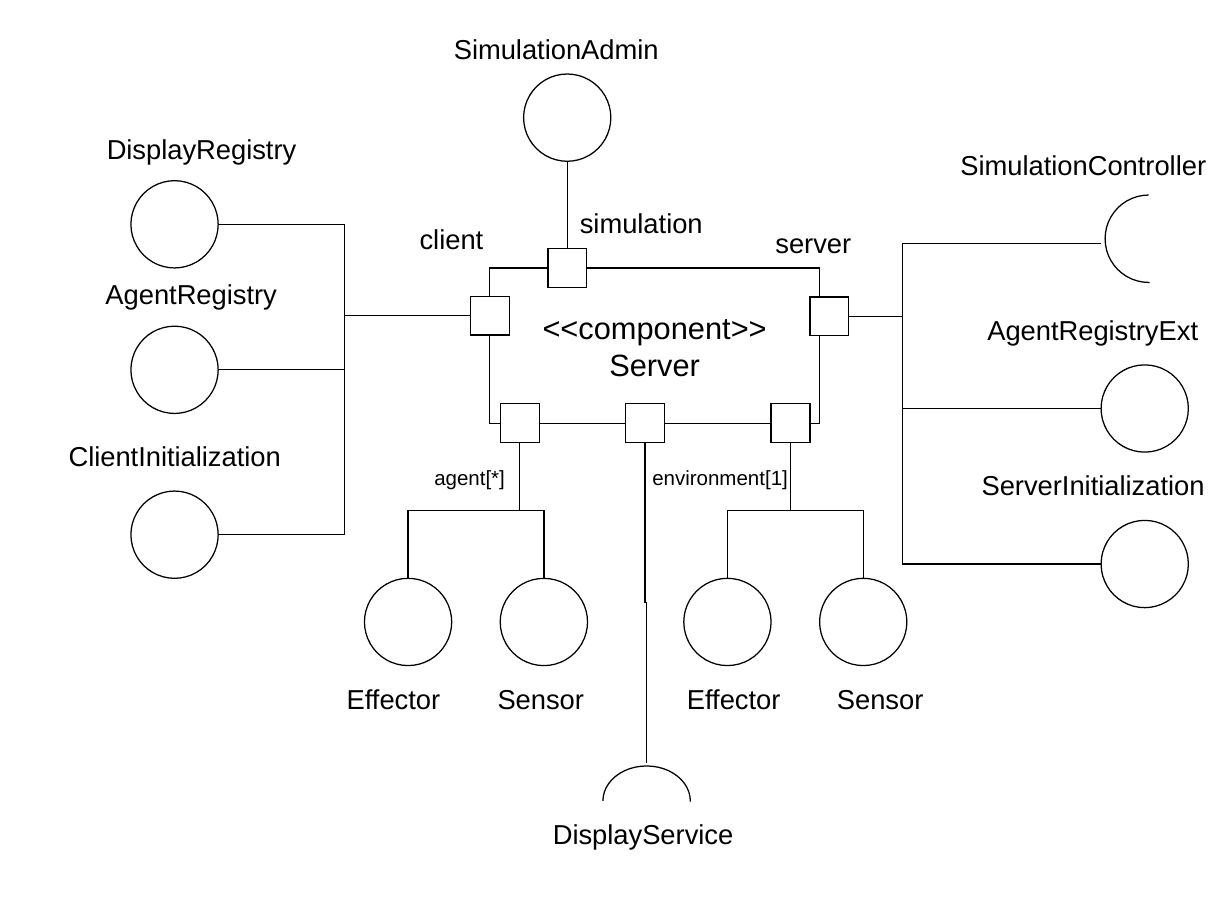
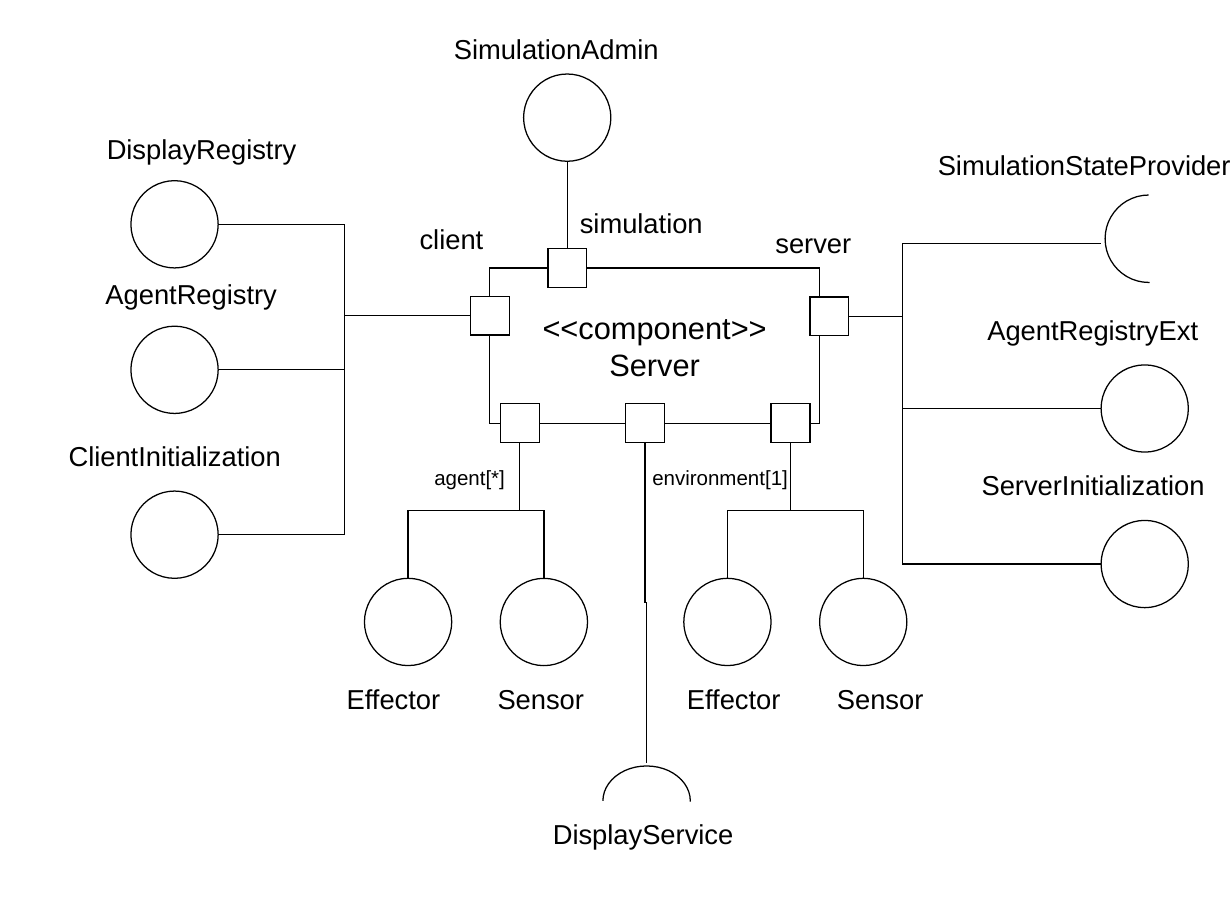
Before and after one commit to krishprince/rollerslam, a slide deck: slide 8 of docs/UML.ppt. Drawn at 1232x924 pixels with LibreOffice and Linux fonts; fonts in the diff are those of the drawing. Boxes give left, top, right and bottom in pixels: in the first picture for what was removed or moved away, otherwise in the second. Text is boxed around its words. In the diff, an @@ line names an element or a change of style, - is before the commit and + after.

```diff
--- a/docs/UML.ppt
+++ b/docs/UML.ppt
@@ text at [938, 155, 1231, 176]: text changed @@
-SimulationController
+SimulationStateProvider
```
Also in this commit, not shown: 5 other slides changed, 2 slides added.
